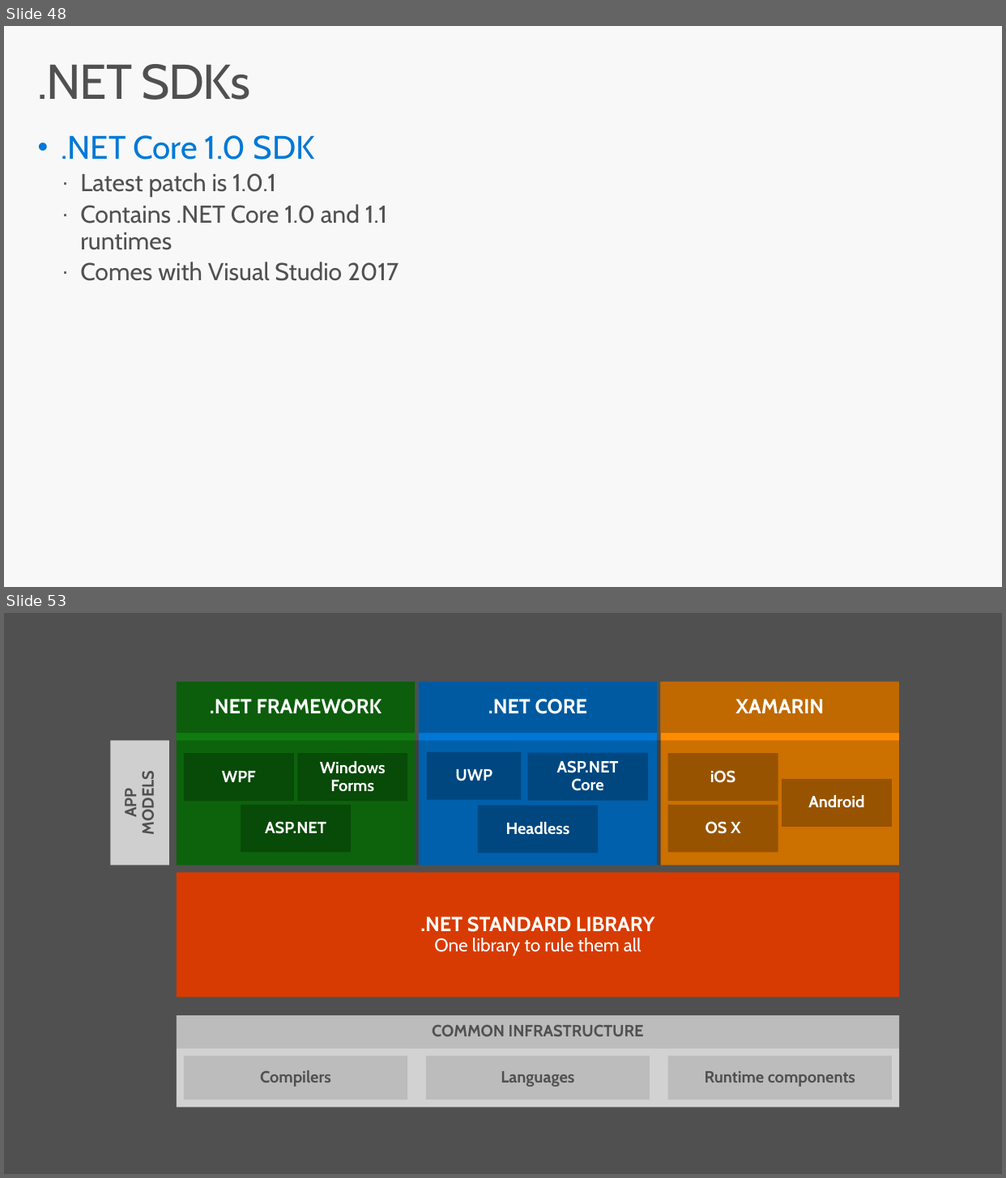
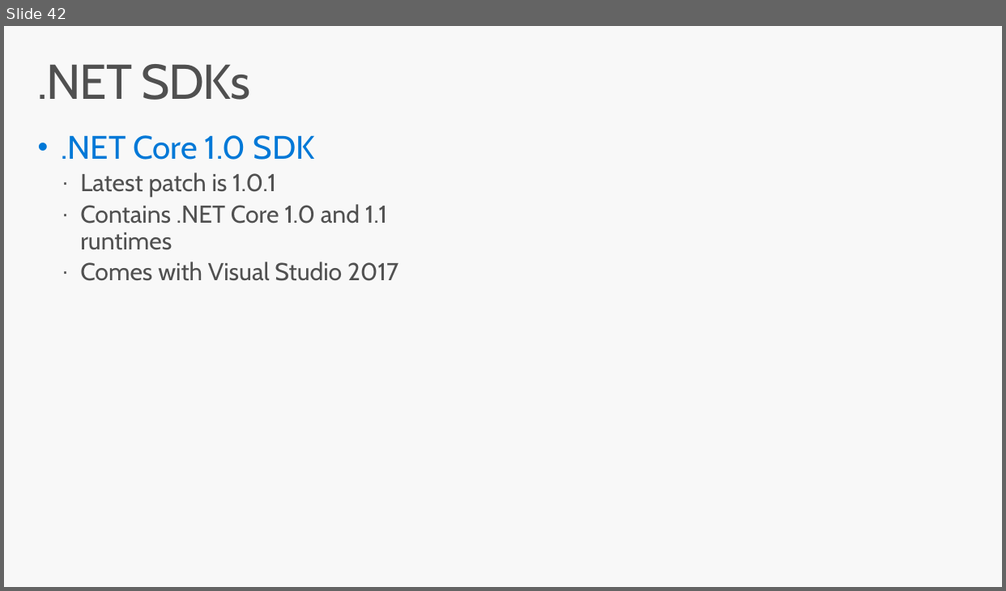
Before and after one commit to dotnet-presentations/dotnetcore-workshop, a slide deck: 1-Overview-Tools-Acquisition/netcore-workshop-overview-tools.pptx. Shown one above the other, each under a label of ours: slides 48 and 53 before the commit, slide 42 after it; the slides between them are not shown. The pictures are 1006x1178 and 1006x591 pixels, drawn with LibreOffice and Linux fonts; fonts in the diff are those of the drawing; background and template pictures are left out. Boxes give left, top, right and bottom in pixels: in the first picture for what was removed or moved away, otherwise in the second. Text is boxed around its words. In the diff, an @@ line names an element or a change of style, - is before the commit and + after.

```diff
--- a/1-Overview-Tools-Acquisition/netcore-workshop-overview-tools.pptx
+++ b/1-Overview-Tools-Acquisition/netcore-workshop-overview-tools.pptx
@@ slide 53 removed at [4, 613, 1002, 1174], background #505050 @@
@@ rectangle removed at [177, 682, 415, 866] @@
@@ rectangle removed at [177, 682, 415, 734] @@
-.NET FRAMEWORK
@@ rectangle removed at [419, 682, 657, 866] @@
@@ rectangle removed at [419, 682, 657, 734] @@
-.NET CORE
@@ rectangle removed at [661, 682, 899, 866] @@
@@ rectangle removed at [661, 682, 899, 734] @@
-XAMARIN
@@ rectangle removed at [110, 741, 169, 866] @@
-APP
-MODELS
@@ rectangle removed at [177, 741, 899, 866] @@
@@ rectangle removed at [184, 753, 294, 801] @@
-WPF
@@ rectangle removed at [297, 753, 407, 801] @@
-Windows Forms
@@ rectangle removed at [427, 752, 522, 800] @@
-UWP
@@ rectangle removed at [528, 753, 648, 801] @@
-ASP.NET Core
@@ rectangle removed at [668, 753, 778, 801] @@
-iOS
@@ rectangle removed at [782, 779, 892, 827] @@
-Android
@@ rectangle removed at [241, 804, 351, 852] @@
-ASP.NET
@@ rectangle removed at [478, 805, 599, 853] @@
-Headless
@@ rectangle removed at [668, 804, 778, 852] @@
-OS X
@@ rectangle removed at [177, 873, 899, 998] @@
-.NET STANDARD LIBRARY
-One library to rule them all
@@ group removed at [177, 1016, 899, 1108]: 5 rectangles @@
-Compilers
-Languages
-Runtime components
-COMMON INFRASTRUCTURE
@@ what was slide 48 is now slide 42 @@
```
Also in this commit, not shown: 22 other slides removed, 1 other file.
